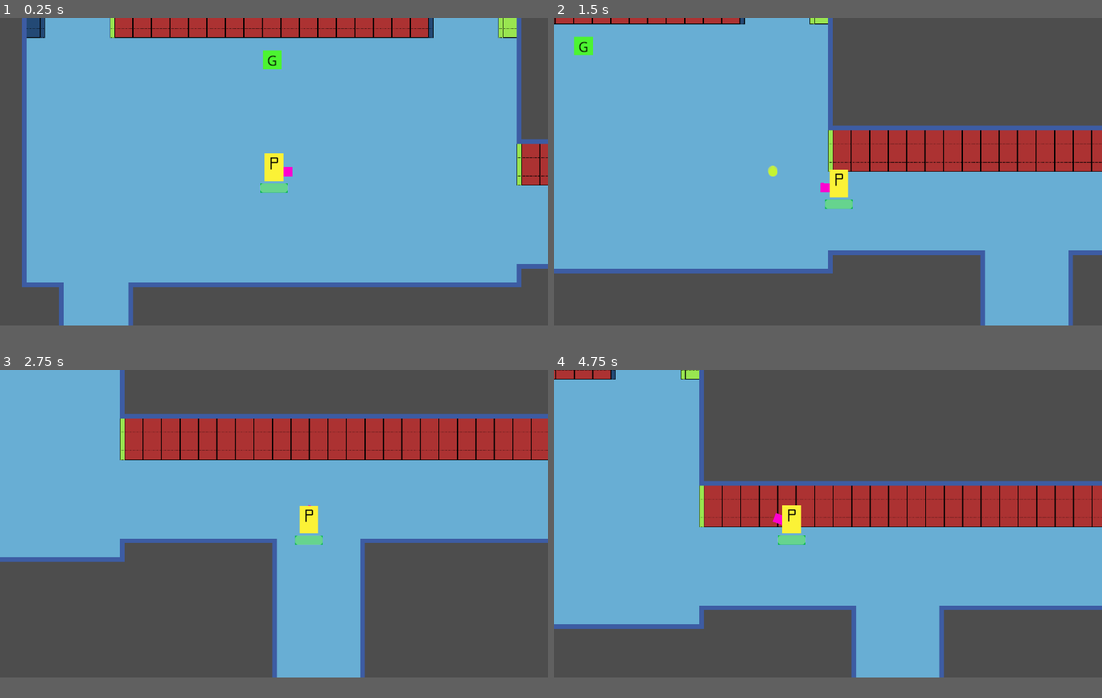
Above: before the commit, frames 1-4 (two rows, left to right).
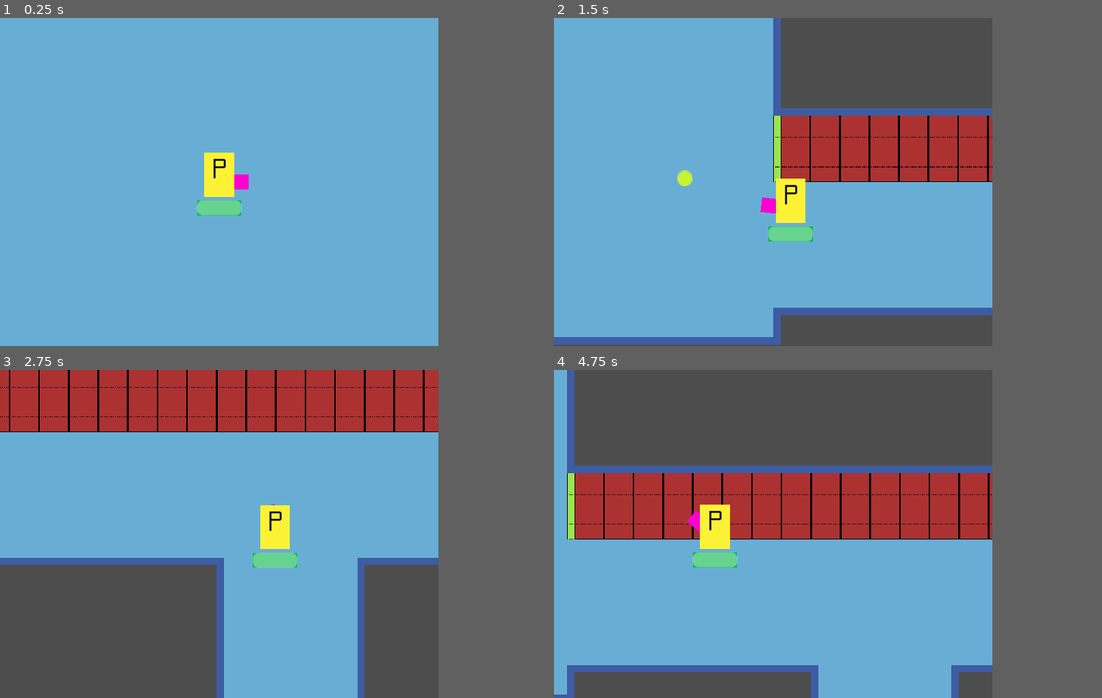
Above: after the commit, the same moments.

Repository: amenrio/techo-de-cristal
Game: Godot game, scene res://02_scenes/03_levels/level_alpha.tscn
The game is run twice, just before and just after one commit, with the same random seed, the same clock (stepped at 60 frames per second) and the same inputs.
Inputs (mouse positions are in pixels of both pictures, inside the frame that each line leads up to):
- Up to frame 1 (0.25 s): no input
- Up to frame 2 (1.5 s): tap Enter at 0.5 s; move the mouse to (948, 155) at 0.52 s; hold D (move_right) 0.53-1.28 s; tap Shift (dash) at 0.6 s; move the mouse to (718, 188) at 1.27 s; hold S (move_down) from 1.28 s (still down); tap Space (fire) at 1.35 s
- Up to frame 3 (2.75 s): move the mouse to (328, 455) at 2.02 s; release S (move_down) at 2.03 s; hold D (move_right) from 2.03 s (still down); tap E (interact) at 2.1 s
- Up to frame 4 (4.75 s): move the mouse to (800, 586) at 2.77 s; release D (move_right) at 2.78 s; hold W (move_up) 2.78-3.53 s; tap Shift (dash) at 2.85 s; move the mouse to (992, 570) at 3.52 s; hold A (move_left) from 3.53 s (still down); tap Space (fire) at 3.6 s; move the mouse to (663, 478) at 4.27 s; tap E (interact) at 4.35 s
The window is 800x450 before the commit and 640x480 after it. Grey fills any space a smaller window leaves; there, only what the larger window draws over its background counts as a difference.

The runs differ from the first frame. In frame 1, 25% of the frame differs, in the area x 0-100%, y 0-94%; in frame 2, 39%; in frame 3, 37%; in frame 4, 42%, in the area x 0-100%, y 0-100%.

Commit message:
change screen size again and canvas layer created

Diff:
--- a/02_scenes/04_screens/menu_screen.tscn
+++ b/02_scenes/04_screens/menu_screen.tscn
@@ -7,18 +7,21 @@
 [node name="menuScreen" type="Node2D"]
 script = ExtResource("1_friwq")
 
-[node name="Control" type="Control" parent="."]
+[node name="CanvasLayer" type="CanvasLayer" parent="."]
+
+[node name="interfaces" type="Control" parent="CanvasLayer"]
 layout_mode = 3
-anchors_preset = 0
+anchors_preset = 15
+anchor_right = 1.0
+anchor_bottom = 1.0
 grow_horizontal = 2
 grow_vertical = 2
-metadata/_edit_use_anchors_ = true
 
-[node name="fondo" type="ColorRect" parent="."]
+[node name="fondoPlacecolorholder" type="ColorRect" parent="CanvasLayer/interfaces"]
 offset_right = 640.0
 offset_bottom = 480.0
 
-[node name="nombreTitulo" type="Label" parent="."]
+[node name="nombreTitulo" type="Label" parent="CanvasLayer/interfaces"]
 offset_left = 109.0
 offset_top = 68.0
 offset_right = 276.0
@@ -30,35 +33,35 @@
 do Xogo"
 horizontal_alignment = 1
 
-[node name="bCreditos" type="Button" parent="."]
+[node name="bCreditos" type="Button" parent="CanvasLayer/interfaces"]
 offset_left = 479.0
 offset_top = 256.0
 offset_right = 552.0
 offset_bottom = 287.0
 text = "Créditos"
 
-[node name="bSair" type="Button" parent="."]
+[node name="bSair" type="Button" parent="CanvasLayer/interfaces"]
 offset_left = 478.0
 offset_top = 313.0
 offset_right = 551.0
 offset_bottom = 344.0
 text = "Saír"
 
-[node name="bXogar" type="Button" parent="."]
+[node name="bXogar" type="Button" parent="CanvasLayer/interfaces"]
 offset_left = 482.0
 offset_top = 154.0
 offset_right = 555.0
 offset_bottom = 185.0
 text = "Xogar"
 
-[node name="bControles" type="Button" parent="."]
+[node name="bControles" type="Button" parent="CanvasLayer/interfaces"]
 offset_left = 474.0
 offset_top = 204.0
 offset_right = 564.0
 offset_bottom = 236.0
 text = "Controles"
 
-[connection signal="pressed" from="bCreditos" to="." method="_on_b_creditos_pressed"]
-[connection signal="pressed" from="bSair" to="." method="_on_b_sair_pressed"]
-[connection signal="pressed" from="bXogar" to="." method="_on_b_xogar_pressed"]
-[connection signal="pressed" from="bControles" to="." method="_on_b_controles_pressed"]
+[connection signal="pressed" from="CanvasLayer/interfaces/bCreditos" to="." method="_on_b_creditos_pressed"]
+[connection signal="pressed" from="CanvasLayer/interfaces/bSair" to="." method="_on_b_sair_pressed"]
+[connection signal="pressed" from="CanvasLayer/interfaces/bXogar" to="." method="_on_b_xogar_pressed"]
+[connection signal="pressed" from="CanvasLayer/interfaces/bControles" to="." method="_on_b_controles_pressed"]
--- a/project.godot
+++ b/project.godot
@@ -17,8 +17,8 @@
 
 [display]
 
-window/size/viewport_width=1280
-window/size/viewport_height=720
+window/size/viewport_width=640
+window/size/viewport_height=480
 window/stretch/aspect="ignore"
 mouse_cursor/size/viewport_height=1080
 mouse_cursor/size/viewport_width=1920
